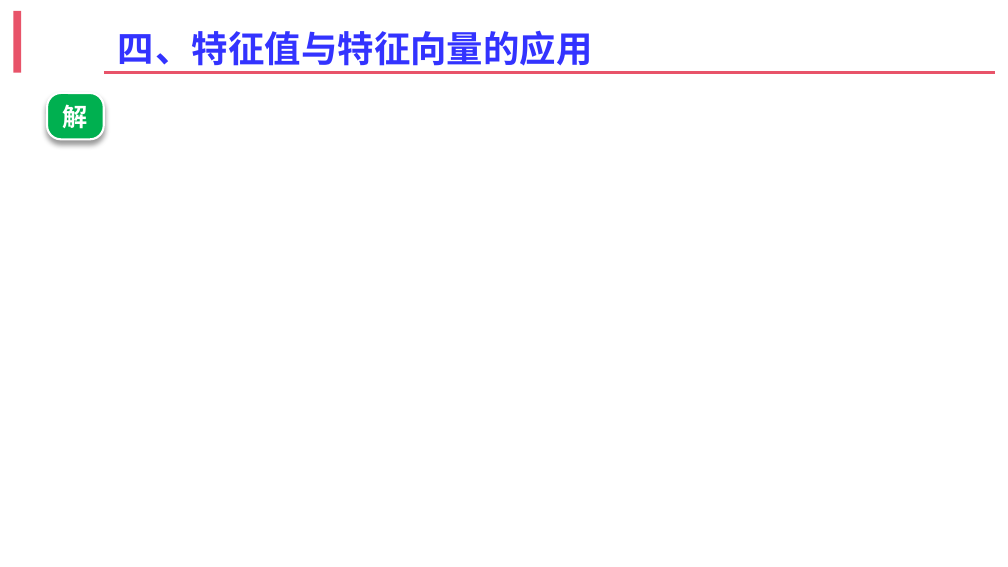
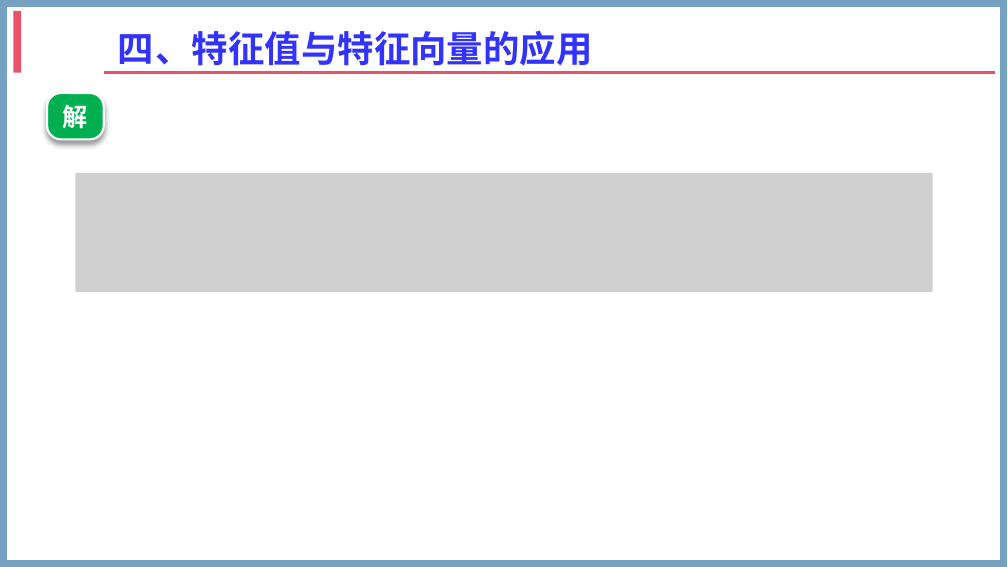
Before and after one commit to zhangshenxing/zhangshenxing.github.io, a slide deck: slide 11 of zsx.pptx (slide 12 before the commit). Drawn at 1008x567 pixels with LibreOffice and Linux fonts; fonts in the diff are those of the drawing; grey boxes stand for pictures; background and template pictures are left out. Boxes give left, top, right and bottom in pixels: in the first picture for what was removed or moved away, otherwise in the second. Text is boxed around its words. In the diff, an @@ line names an element or a change of style, - is before the commit and + after.

```diff
--- a/zsx.pptx
+++ b/zsx.pptx
@@ rectangle added at [4, 4, 1004, 563], outline #75A2C3 5 pt @@
@@ picture added at [76, 172, 932, 291] @@
```
Also in this commit, not shown: 10 other slides changed, 3 slides added, 4 slides removed.
